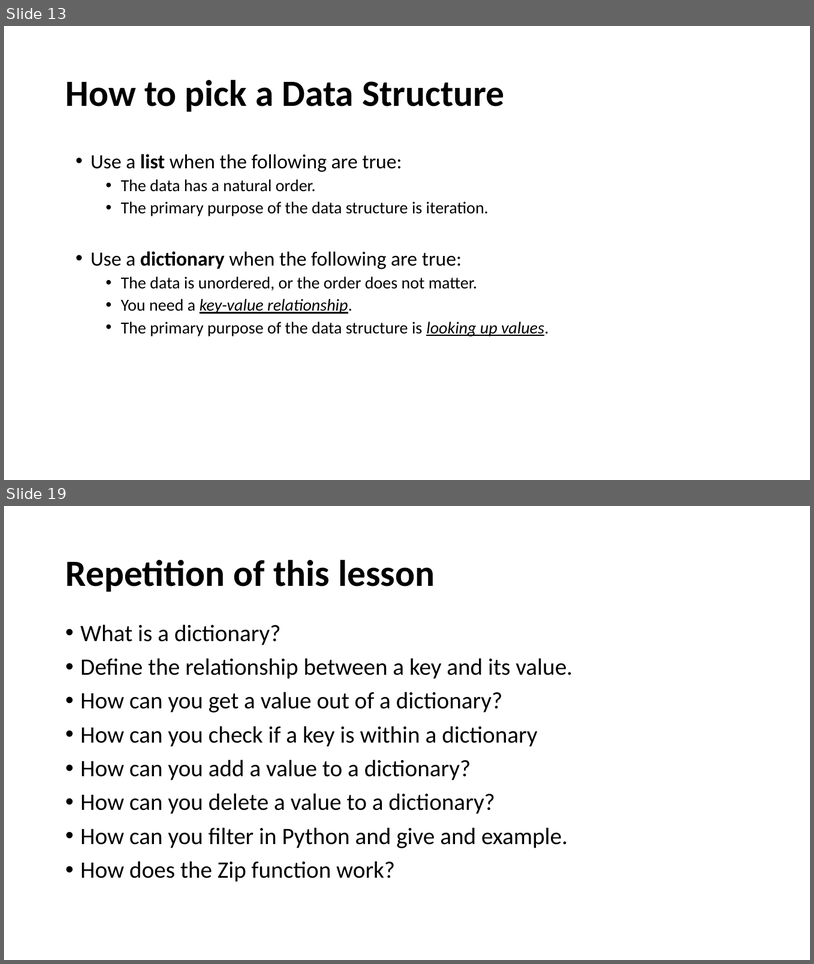
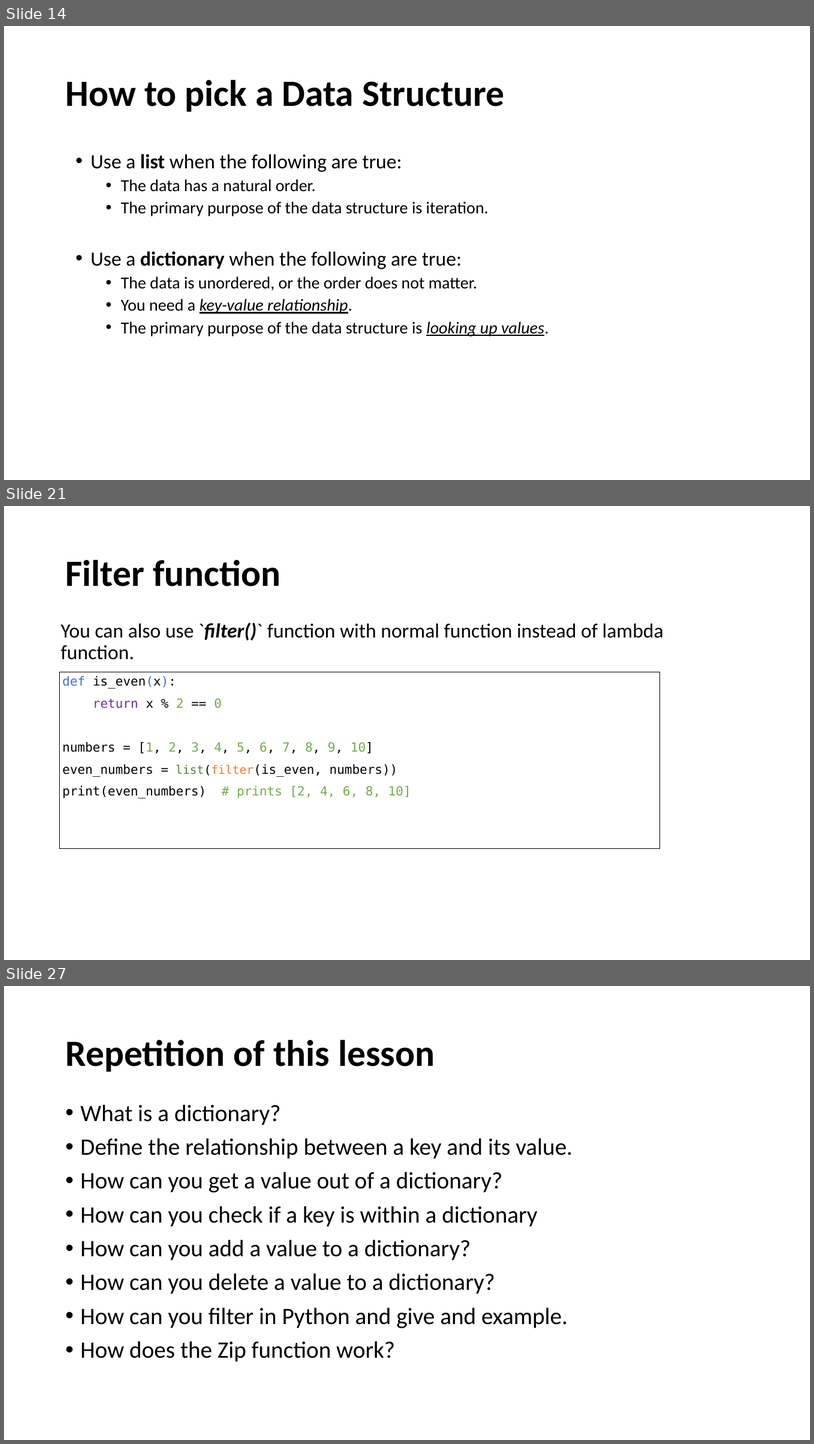
Before and after one commit to UCLL-PR2/exercises, a slide deck: 03-iterable/programming2_iterable.pptx. Shown one above the other, each under a label of ours: slides 13 and 19 before the commit, slides 14, 21 and 27 after it; the slides between them are not shown. The pictures are 814x964 and 814x1444 pixels, drawn with LibreOffice and Linux fonts; fonts in the diff are those of the drawing. Boxes give left, top, right and bottom in pixels: in the first picture for what was removed or moved away, otherwise in the second. Text is boxed around its words. In the diff, an @@ line names an element or a change of style, - is before the commit and + after.

```diff
--- a/03-iterable/programming2_iterable.pptx
+++ b/03-iterable/programming2_iterable.pptx
@@ slide 21 added at [4, 506, 810, 960], background #FFFFFF @@
@@ title added at [65, 559, 281, 586], 44 pt, text #000000, bold @@
+Filter function
@@ text added at [61, 622, 664, 660], 24 pt, text #000000 @@
+  You can also use `filter()` function with normal function instead of lambda function.
@@ rectangle added at [60, 672, 660, 849], outline #000000 1 pt, 15 pt, text #000000 @@
+def is_even(x):
+return x % 2 == 0
+numbers = [1, 2, 3, 4, 5, 6, 7, 8, 9, 10]
+even_numbers = list(filter(is_even, numbers))
+print(even_numbers) # prints [2, 4, 6, 8, 10]
@@ what was slide 13 is now slide 14 @@
@@ what was slide 19 is now slide 27 @@
```
Also in this commit, not shown: 8 slides changed, 7 other slides added, 5 other files.
